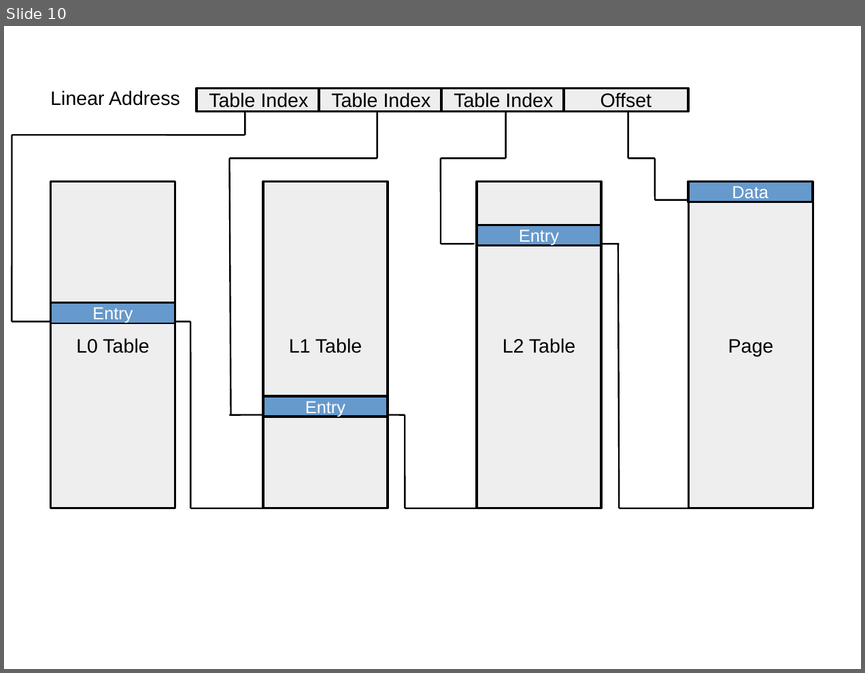
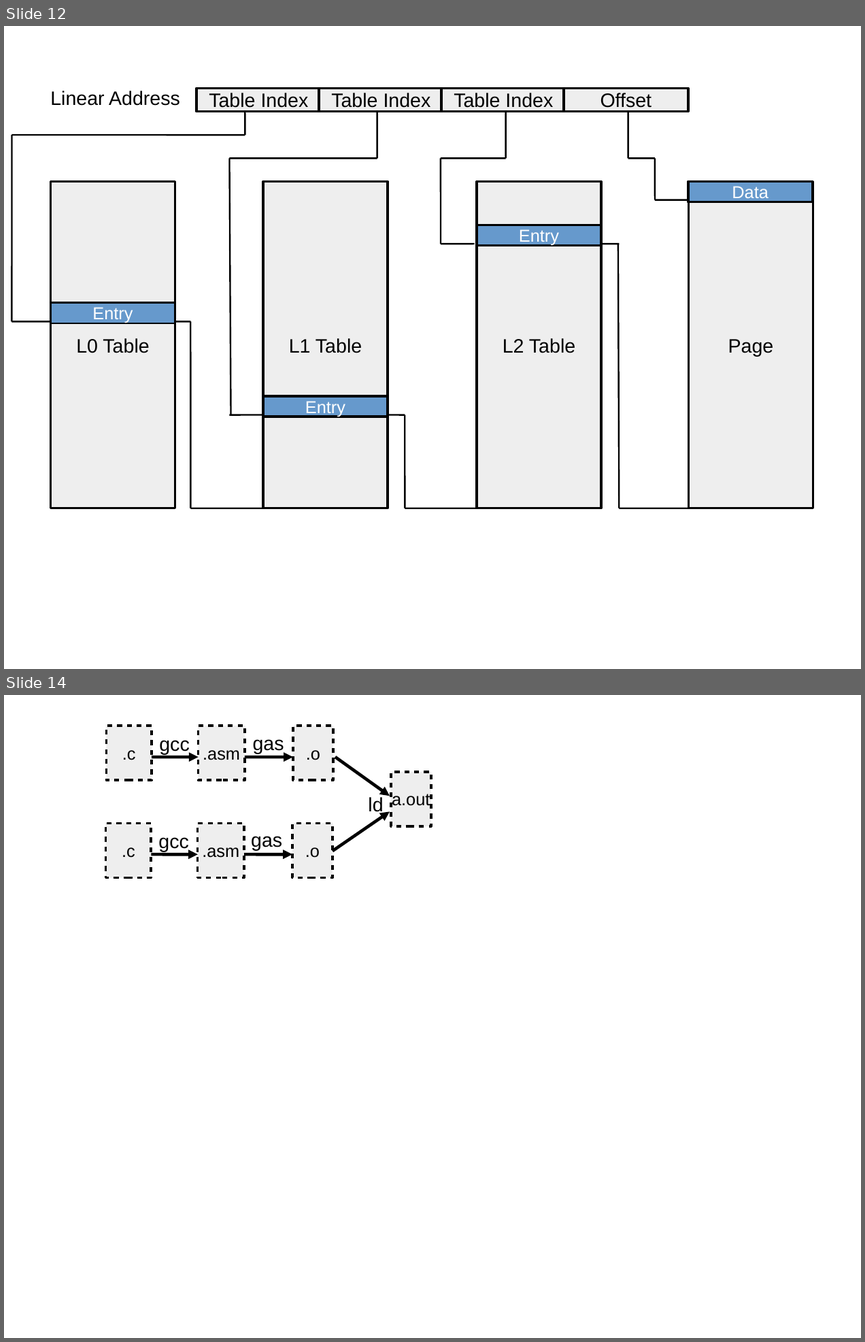
Before and after one commit to davidiw/os-website, a slide deck: lectures/images/images.odp. Shown one above the other, each under a label of ours: slide 10 before the commit, slides 12 and 14 after it; the slides between them are not shown. The pictures are 865x673 and 865x1342 pixels, drawn with LibreOffice and Linux fonts; fonts in the diff are those of the drawing. Boxes give left, top, right and bottom in pixels: in the first picture for what was removed or moved away, otherwise in the second. Text is boxed around its words. In the diff, an @@ line names an element or a change of style, - is before the commit and + after.

```diff
--- a/lectures/images/images.odp
+++ b/lectures/images/images.odp
@@ slide 14 added at (x1=4, y1=695, x2=861, y2=1338), background #FFFFFF @@
@@ rectangle added at (x1=107, y1=726, x2=152, y2=781), fill #EEEEEE, outline #000000 2.3 pt, 16 pt, text #000000 @@
+.c
@@ rectangle added at (x1=198, y1=726, x2=245, y2=781), fill #EEEEEE, outline #000000 2.3 pt, 16 pt, text #000000 @@
+.asm
@@ rectangle added at (x1=293, y1=726, x2=334, y2=781), fill #EEEEEE, outline #000000 2.3 pt, 16 pt, text #000000 @@
+.o
@@ text added at (x1=159, y1=740, x2=189, y2=754), 18 pt, text #000000 @@
+gcc
@@ text added at (x1=253, y1=739, x2=284, y2=754), 18 pt, text #000000 @@
+gas
@@ arrow added from (152, 757) to (198, 757), #000000 2.89 pt @@
@@ arrow added from (245, 757) to (293, 757), #000000 2.89 pt @@
@@ arrow added from (335, 757) to (390, 796), #000000 2.89 pt @@
@@ rectangle added at (x1=391, y1=772, x2=432, y2=826), fill #EEEEEE, outline #000000 2.3 pt, 16 pt, text #000000 @@
+a.out
@@ arrow added from (333, 851) to (390, 812), #000000 2.89 pt @@
@@ text added at (x1=368, y1=797, x2=383, y2=815), 18 pt, text #000000 @@
+ld
@@ rectangle added at (x1=106, y1=824, x2=151, y2=878), fill #EEEEEE, outline #000000 2.3 pt, 16 pt, text #000000 @@
+.c
@@ text added at (x1=158, y1=837, x2=188, y2=851), 18 pt, text #000000 @@
+gcc
@@ rectangle added at (x1=198, y1=824, x2=244, y2=878), fill #EEEEEE, outline #000000 2.3 pt, 16 pt, text #000000 @@
+.asm
@@ text added at (x1=251, y1=836, x2=282, y2=851), 18 pt, text #000000 @@
+gas
@@ rectangle added at (x1=292, y1=824, x2=333, y2=878), fill #EEEEEE, outline #000000 2.3 pt, 16 pt, text #000000 @@
+.o
@@ arrow added from (151, 854) to (198, 854), #000000 2.89 pt @@
@@ arrow added from (244, 854) to (292, 854), #000000 2.89 pt @@
@@ what was slide 10 is now slide 12 @@
```
Also in this commit, not shown: 1 slide changed, 3 other slides added, 6 other files.
